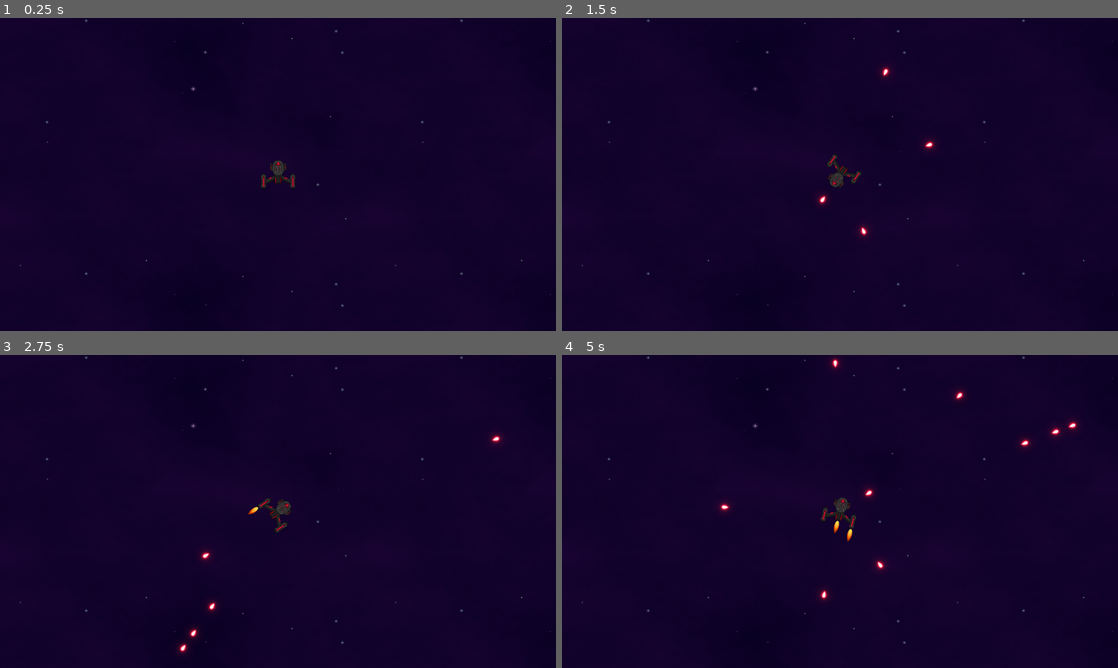
Above: before the commit, frames 1-4 (two rows, left to right).
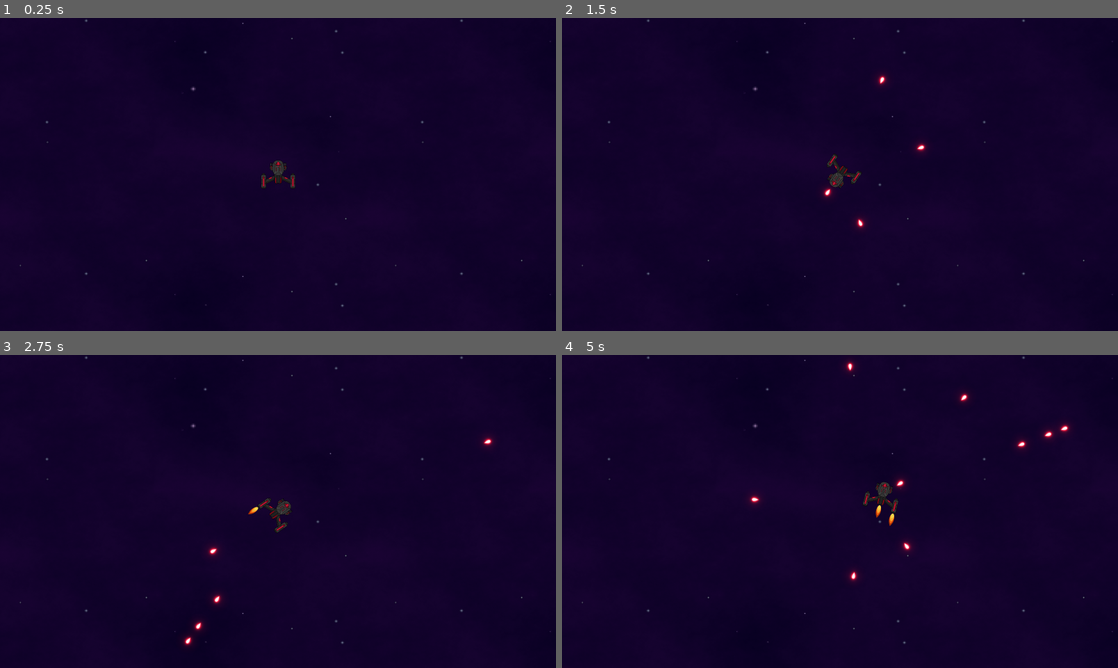
Above: after the commit, the same moments.

Repository: Akib306/Astroids_Arcade_Game
Game: Godot game, scene res://Root.tscn
The game is run twice, just before and just after one commit, with the same random seed, the same clock (stepped at 60 frames per second) and the same inputs.
Inputs:
- Up to frame 1 (0.25 s): no input
- Up to frame 2 (1.5 s): tap Enter at 0.5 s; hold Right (ui_right) 0.53-1.28 s; tap Space (ui_select) at 0.6, 0.77, 1.07, 1.35 s; hold Down (ui_down) from 1.28 s (still down)
- Up to frame 3 (2.75 s): tap Space (ui_select) at 1.52, 1.82, 2.1 s; release Down (ui_down) at 2.03 s; hold Right (ui_right) from 2.03 s (still down)
- Up to frame 4 (5 s): release Right (ui_right) at 2.78 s; hold Up (ui_up) 2.78-3.53 s; tap Space (ui_select) at 2.85, 3.02, 3.32, 3.6, 3.77, 4.07, 4.35, 4.52, 4.82 s; hold Left (ui_left) from 3.53 s (still down)

The runs differ from the first frame. In frame 2, 0.4% of the frame differs, in the area x 45-68%, y 15-70%; in frame 3, 0.4%; in frame 4, 1.4%, in the area x 28-93%, y 0-79%.

Commit message:
Added feature: When the player ship exits the view of the camera, it is moved to the OPPOSITE side of the camera view (and retains its current velocity). Added feature: Pressing UP arrow increases player ship velocity and acceleration starting from 0 and pressing DOWN arrow makes player ship decelerate until velocity = 0.

Diff:
--- a/player.gd
+++ b/player.gd
@@ -2,8 +2,11 @@
 
 class_name Player
 
-@export var move_speed := 5.0
+@export var rotation_speed := 5.0
 @export var bullet_scene = preload("res://bullet.tscn")  # Adjust path to your bullet scene
+@export var velocity = Vector2.ZERO
+@export var acceleration = 150
+@export var deceleration = 100
 
 
 # Called when the node enters the scene tree for the first time.
@@ -43,10 +46,32 @@
 	self.rotation -= 0.0
 
 	if Input.is_action_pressed("ui_left"):
-		self.rotation -= delta*move_speed
+		self.rotation -= delta*rotation_speed
+
 	if Input.is_action_pressed("ui_right"):
-		self.rotation += delta*move_speed
+		self.rotation += delta*rotation_speed
 
+	# Accelerate the ship when the UP arrow is pressed
+	if Input.is_action_pressed("ui_up"):
+		# Apply thrust in the direction the ship is facing
+		var thrust = Vector2(0, -acceleration * delta).rotated(rotation)
+		velocity += thrust
+
+	# Decelerate the ship when the DOWN arrow is pressed
+	if Input.is_action_pressed("ui_down"):
+		if velocity.length() > 0:
+			var deceleration_vector = -velocity.normalized() * deceleration * delta
+			# Only apply deceleration if it does not reverse direction
+			if deceleration_vector.length() > velocity.length():
+				velocity = Vector2.ZERO
+			else:
+				velocity += deceleration_vector
+
+	# Apply velocity to the position of the ship
+	position += velocity * delta
+
+	# Handle screen wrapping after updating position
+	handle_screen_wrapping()
 
 # Function to fire a bullet from the front of the ship
 func fire_bullet() -> void:
@@ -63,3 +88,44 @@
 
 	# Add the bullet to the current scene (to the root or a specific node)
 	get_tree().root.add_child(bullet)
+
+# Function to handle screen wrapping
+func handle_screen_wrapping() -> void:
+	var camera = get_viewport().get_camera_2d()
+	var viewport_size = get_viewport().get_visible_rect().size
+	var zoom = camera.zoom
+
+	# Adjust the viewport size based on the camera's zoom
+	var adjusted_viewport_size = Vector2(
+	viewport_size.x * zoom.x,
+	viewport_size.y * zoom.y
+	)
+
+	# Calculate half the adjusted viewport size for boundary calculations
+	var half_width = adjusted_viewport_size.x / 2
+	var half_height = adjusted_viewport_size.y / 2
+
+	# Get the camera's center position
+	var camera_position = camera.global_position
+
+	# Calculate the visible boundaries in world coordinates
+	var min_x = camera_position.x - half_width
+	var max_x = camera_position.x + half_width
+	var min_y = camera_position.y - half_height
+	var max_y = camera_position.y + half_height
+
+	var new_position = position
+
+	# Wrap horizontally
+	if position.x < min_x:
+		new_position.x = max_x
+	elif position.x > max_x:
+		new_position.x = min_x
+
+	# Wrap vertically
+	if position.y < min_y:
+		new_position.y = max_y
+	elif position.y > max_y:
+		new_position.y = min_y
+
+	position = new_position
--- a/player.tscn
+++ b/player.tscn
@@ -1,7 +1,7 @@
 [gd_scene load_steps=6 format=3 uid="uid://dm3k8fek8io8h"]
 
 [ext_resource type="Script" path="res://player.gd" id="1_lb68p"]
-[ext_resource type="Texture2D" uid="uid://d00ji8ggimwnm" path="res://Assets/Spaceship_06_RED.png" id="2_ifmj3"]
+[ext_resource type="Texture2D" uid="uid://csp46ro050swk" path="res://Assets/Spaceship_RED.png" id="2_63nsr"]
 [ext_resource type="Texture2D" uid="uid://f6e5f0vowie" path="res://Assets/Flame_01.png" id="3_q3w25"]
 [ext_resource type="Texture2D" uid="uid://cqi3yq8ko7sxl" path="res://Assets/Flame_02.png" id="4_yn207"]
 
@@ -24,7 +24,7 @@
 
 [node name="PlayerSprite" type="Sprite2D" parent="."]
 scale = Vector2(0.5185, 0.5145)
-texture = ExtResource("2_ifmj3")
+texture = ExtResource("2_63nsr")
 
 [node name="Area2D" type="Area2D" parent="PlayerSprite"]
 
Binary file changed: Assets/Spaceship_06_RED.png
Binary file added: Assets/Spaceship_RED.png
Not shown, added: Assets/Spaceship_RED.png.import
Not shown, changed: .DS_Store
